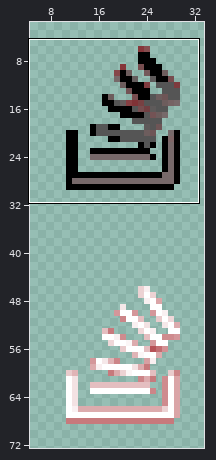
One commit to this sprite sheet: img/icons/social2/stackoverflow.png. The picture above shows the old version from afar; the outline marks the close-up.
Close-up. Before the edit:
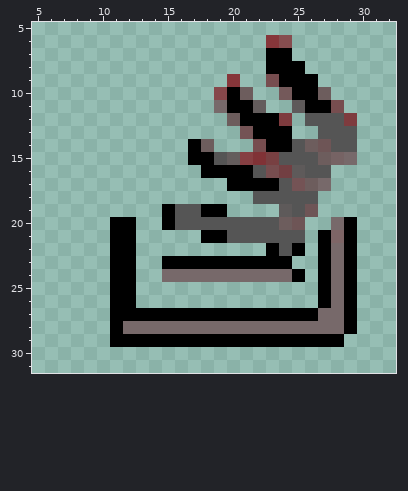
The file is 40x80 pixels. Colours within 5 levels of each other are drawn and written as one. Shown: x 5..32, y 5..31. The wide view leaves out empty margins.
The same view after the edit:
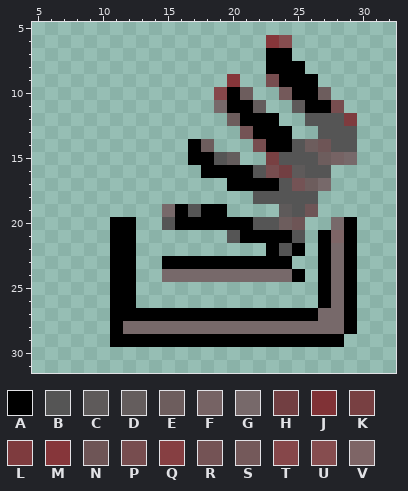
Palette (. is transparent): A #000000  B #555555  C #5e5a5a  D #645d5d  E #6d5d5d  F #766364  G #77696a  H #723f42  J #803236  K #784042  L #7e3b3e  M #86363a  N #6e5556  P #774d4f  Q #863f42  R #745355  S #74595a  T #86474a  U #864d4f  V #7e6566
Edits made:
y 12: x 24 L -> .
y 15: x 21..22 QJ -> ..
y 19: x 15..16 AB -> GA
y 20: x 15..21 ABBBBBB -> BAAAAAA
y 21: x 18..19 AA -> ..; x 21..24 BBBB -> AAAA
Boxes around the changes in both close-ups, in picture pixels (x1, y1, x2, y2):
erased: (240, 113, 292, 165)
changed: (162, 204, 292, 243)
